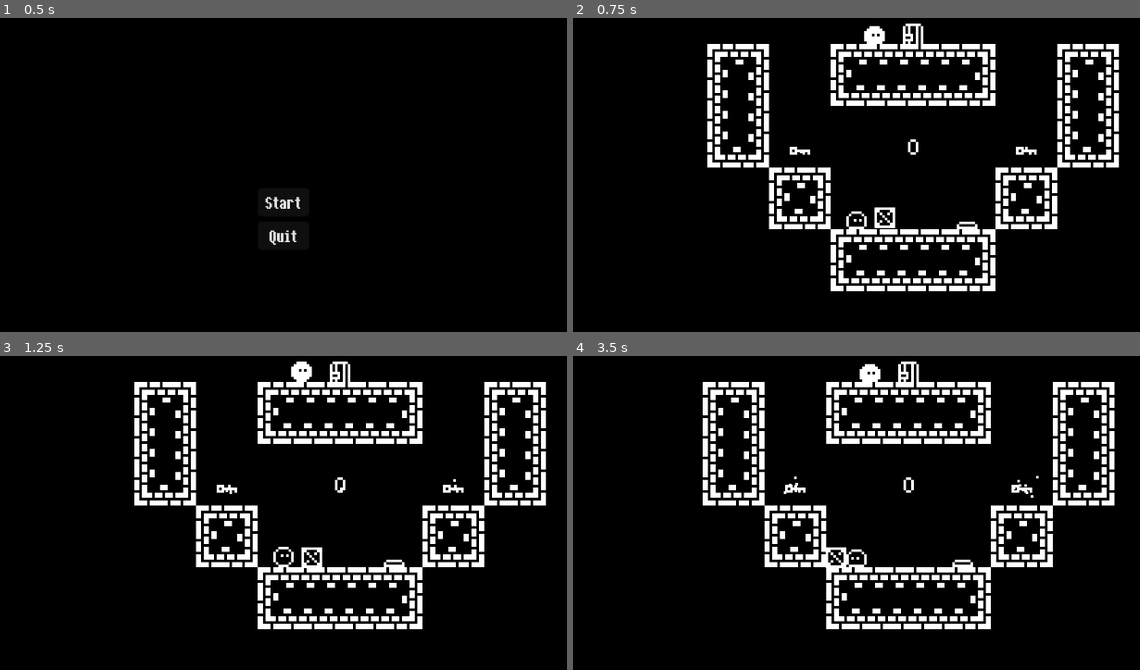
Above: before the commit, frames 1-4 (two rows, left to right).
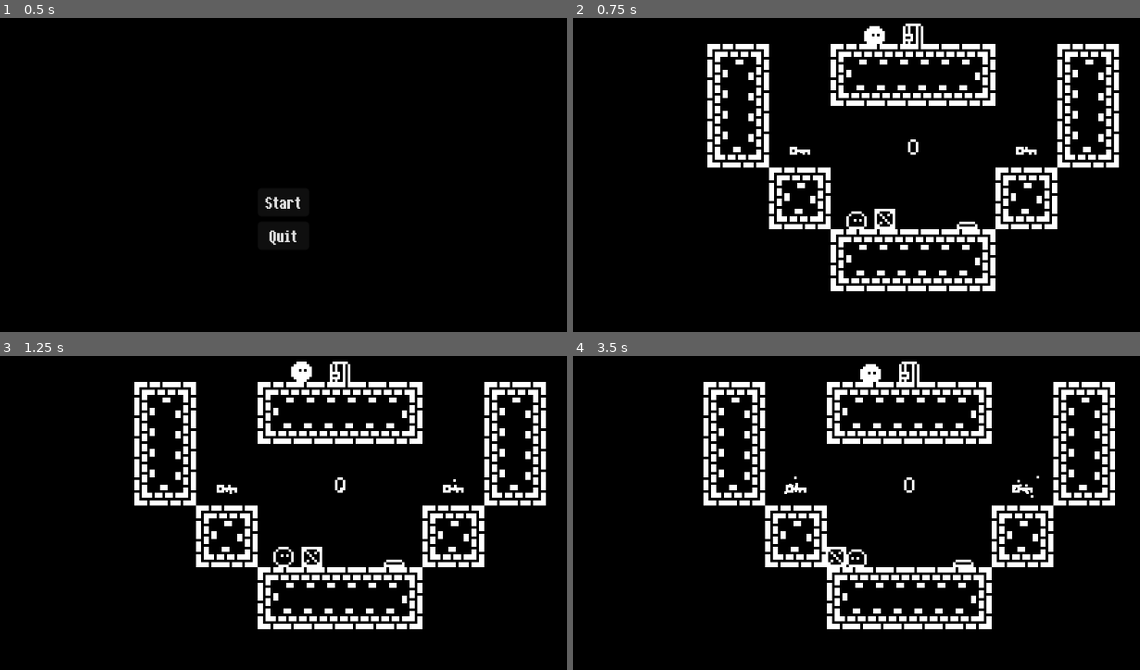
Above: after the commit, the same moments.

Repository: cecilj08-ux/binary-platformer-game
Game: Godot game, scene res://tscn/menu.tscn
The game is run twice, just before and just after one commit, with the same random seed, the same clock (stepped at 60 frames per second) and the same inputs.
Inputs:
- Up to frame 1 (0.5 s): no input
- Up to frame 2 (0.75 s): click "Start" at 0.5 s
- Up to frame 3 (1.25 s): no input
- Up to frame 4 (3.5 s): tap Enter at 1.25 s; hold D (right) 1.28-2.78 s; tap W (up) at 1.52, 2.27 s; hold A (left) from 2.78 s (still down)

Frame 1 is identical in both runs. In frame 2, 0.1% of the frame differs, in the area x 53-57%, y 60-68%; in frame 3, less than 0.1%; in frame 4, 3.5%, in the area x 22-96%, y 1-88%.

Commit message:
0.10.4.1: Small PhysicsMaterial tweaks
CHANGES:
- Crates have an innate bounce rather than the whole world. This should prevent later collision issues.
- Toned down the bounce by 0.15 while at it.

Diff:
--- a/tileset.tres
+++ b/tileset.tres
@@ -13,9 +13,6 @@
 
 [sub_resource type="TileMapPattern" id="TileMapPattern_p0366"]
 tile_data = PackedInt32Array(0, 1179648, 8, 1, 1245184, 8)
-
-[sub_resource type="PhysicsMaterial" id="PhysicsMaterial_2urvg"]
-bounce = 0.45
 
 [sub_resource type="TileSetAtlasSource" id="TileSetAtlasSource_mk0xd"]
 texture = ExtResource("1_2urvg")
@@ -199,7 +196,6 @@
 tile_size = Vector2i(8, 8)
 physics_layer_0/collision_layer = 33
 physics_layer_0/collision_mask = 33
-physics_layer_0/physics_material = SubResource("PhysicsMaterial_2urvg")
 terrain_set_0/mode = 1
 terrain_set_0/terrain_0/name = "Terrain 0"
 terrain_set_0/terrain_0/color = Color(0.5, 0.34375, 0.25, 1)
--- a/tscn/crate.tscn
+++ b/tscn/crate.tscn
@@ -2,6 +2,9 @@
 
 [ext_resource type="Texture2D" uid="uid://c3xl3bs4molkb" path="res://resources/1bit slime platformer/black_bg/box_b.png" id="1_0fk4q"]
 [ext_resource type="Script" uid="uid://v6ompc8rr8jl" path="res://gd/crate.gd" id="1_d68qw"]
+
+[sub_resource type="PhysicsMaterial" id="PhysicsMaterial_d68qw"]
+bounce = 0.3
 
 [sub_resource type="RectangleShape2D" id="RectangleShape2D_0fk4q"]
 size = Vector2(8, 8)
@@ -9,6 +12,7 @@
 [node name="crate" type="RigidBody2D" unique_id=1040855189]
 collision_layer = 36
 collision_mask = 32
+physics_material_override = SubResource("PhysicsMaterial_d68qw")
 lock_rotation = true
 script = ExtResource("1_d68qw")
 
